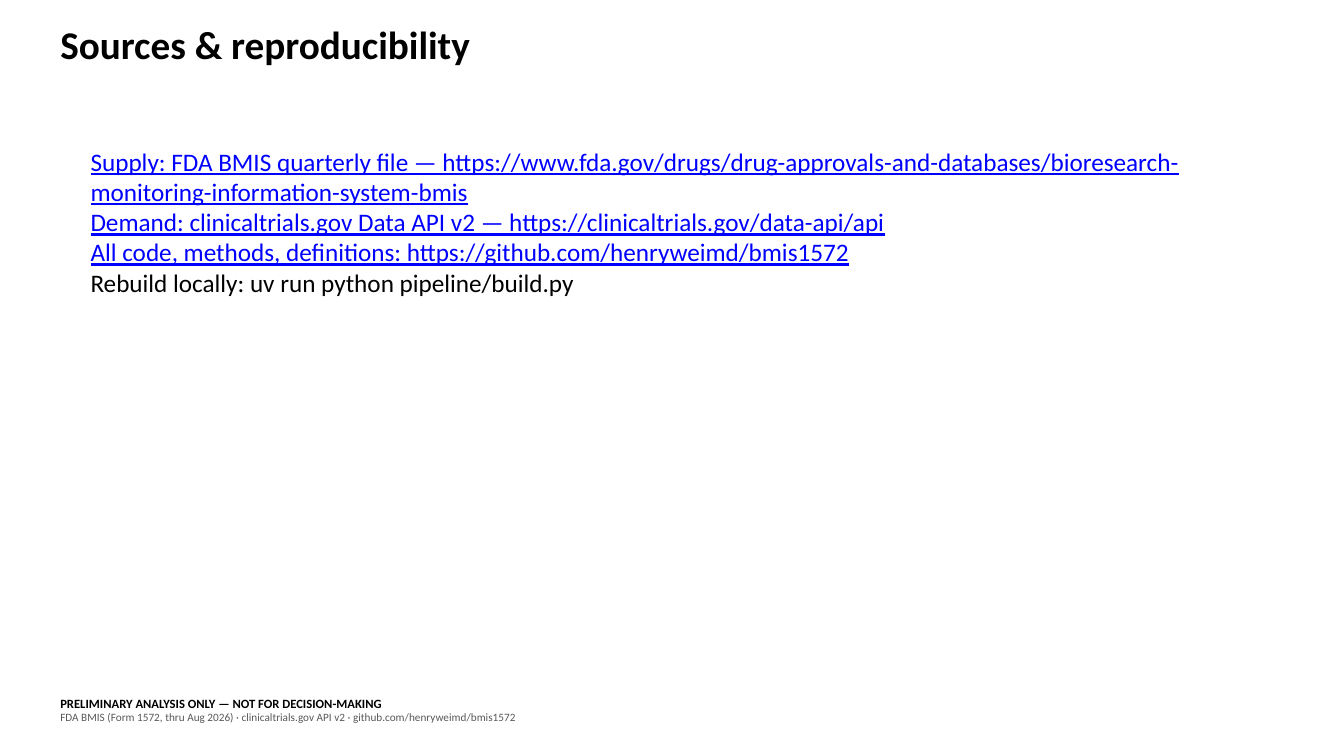
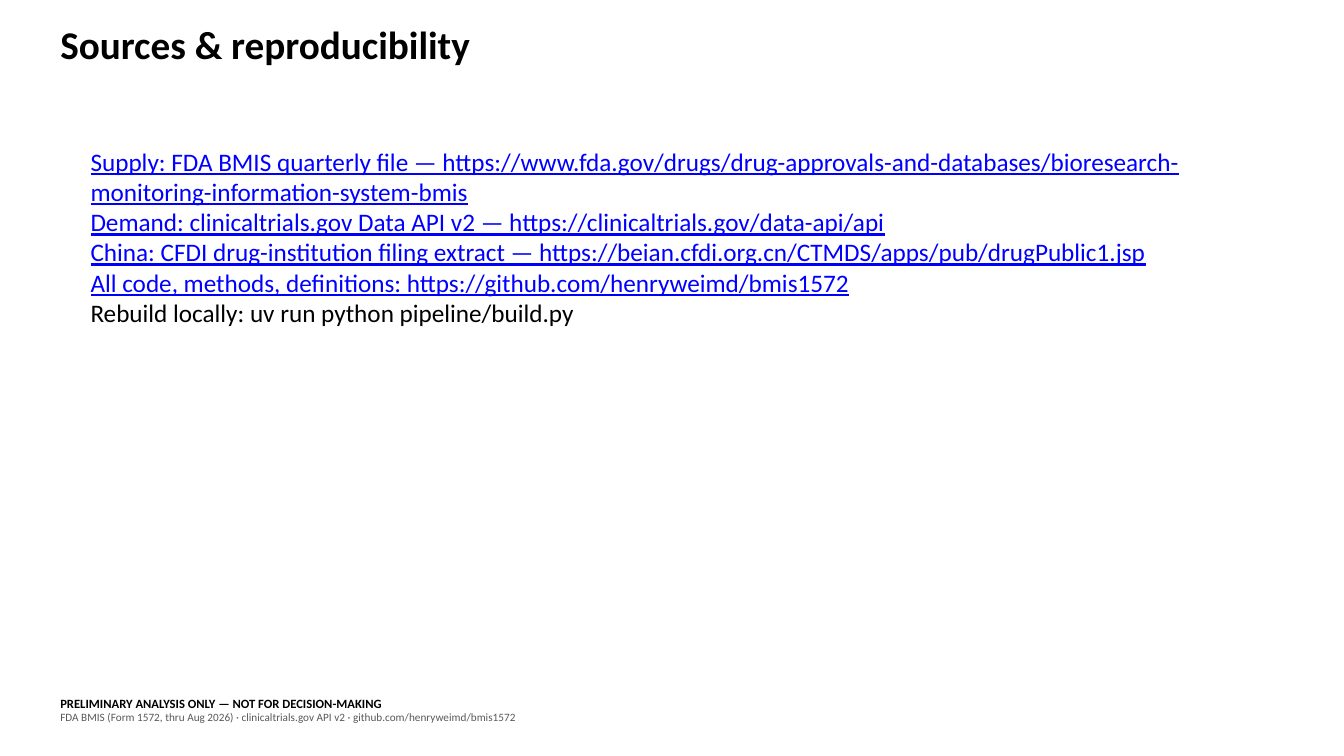
Before and after one commit to henryweimd/bmis1572, a slide deck: slide 15 of explorer/public/data/exports/bmis-supply-deck.pptx (slide 13 before the commit). Drawn at 1344x756 pixels with LibreOffice and Linux fonts; fonts in the diff are those of the drawing. Boxes give left, top, right and bottom in pixels: in the first picture for what was removed or moved away, otherwise in the second. Text is boxed around its words. In the diff, an @@ line names an element or a change of style, - is before the commit and + after.

Commit message:
Static + deck parity: stacked %, 2021*, China slides
Geo chart goes stacked bars with GDPR/2021* markers and the eu_2021
caption; new 100%-share companions for geo and new/returning; integer
year ticks on bar charts. Deck grows 13 -> 15 slides: abs+share
pairs on headline/newcomer slides, two China registry slides, CFDI
source link. All slides keep the preliminary-only caveat.

```diff
--- a/explorer/public/data/exports/bmis-supply-deck.pptx
+++ b/explorer/public/data/exports/bmis-supply-deck.pptx
@@ text at [91,243,1145,266]: paragraph added @@
+China: CFDI drug-institution filing extract — https://beian.cfdi.org.cn/CTMDS/apps/pub/drugPublic1.jsp
```
Also in this commit, not shown: 3 other slides changed, 2 slides added, 10 other files.
